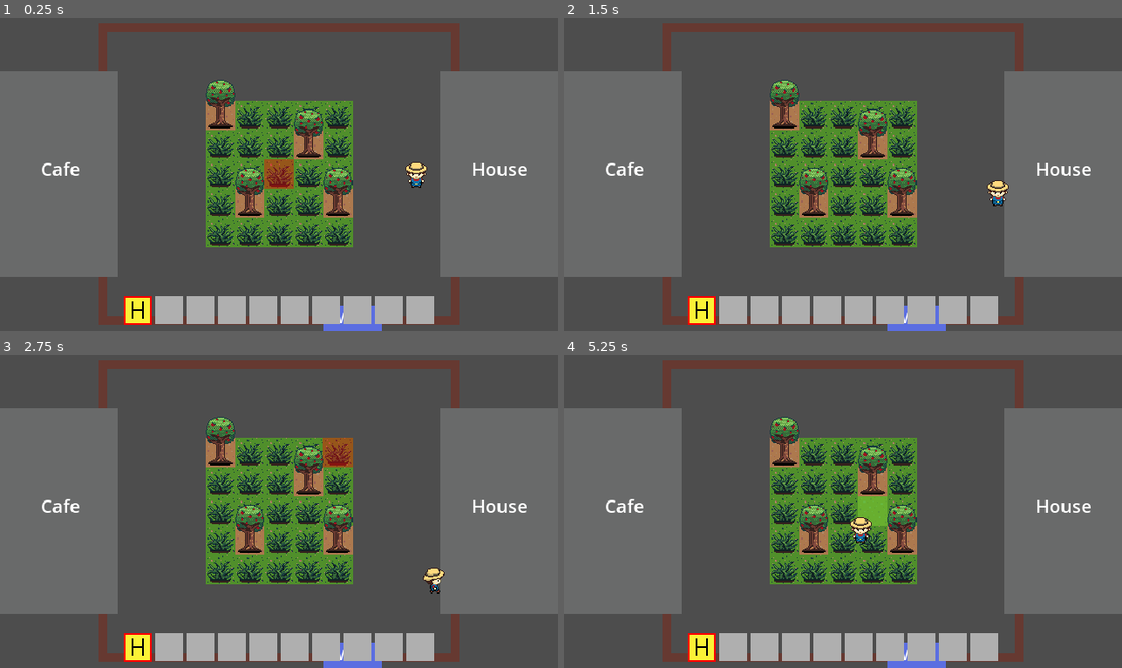
Above: before the commit, frames 1-4 (two rows, left to right).
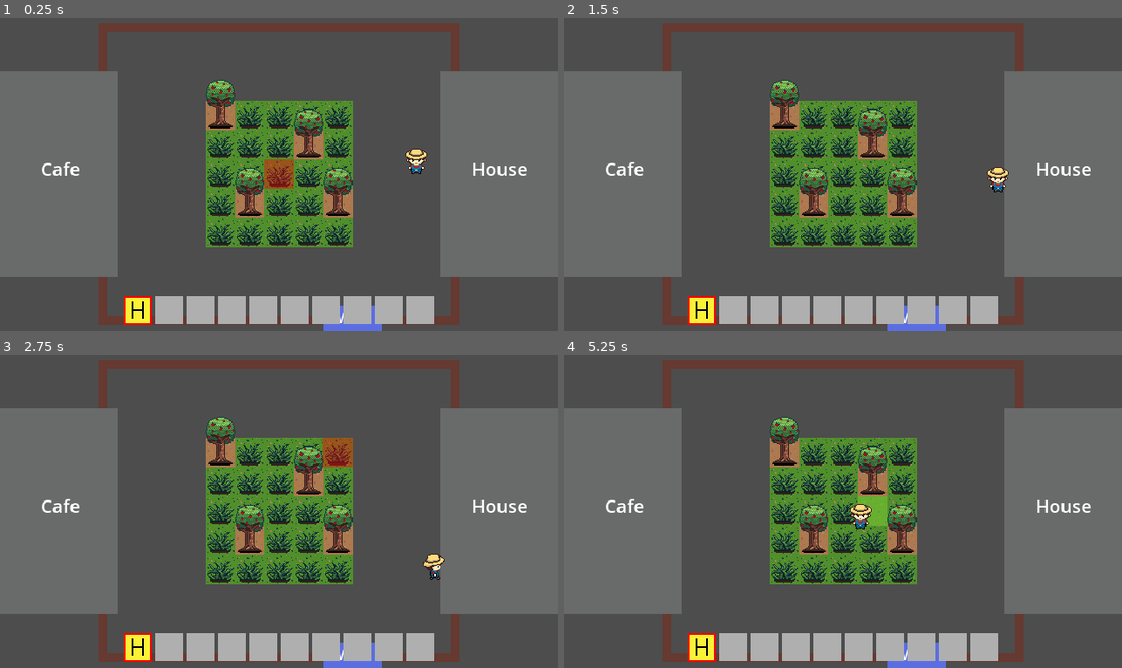
Above: after the commit, the same moments.

Repository: mikusaq/grub-n-grow
Game: Godot game, scene res://scenes/game.tscn
The game is run twice, just before and just after one commit, with the same random seed, the same clock (stepped at 60 frames per second) and the same inputs.
Inputs (mouse positions are in pixels of both pictures, inside the frame that each line leads up to):
- Up to frame 1 (0.25 s): no input
- Up to frame 2 (1.5 s): tap Enter at 0.5 s; move the mouse to (965, 158) at 0.52 s; hold D (right) 0.53-1.28 s; hold 1 (1) 0.53-1.28 s; tap 2 (2) at 0.8, 1.35 s; move the mouse to (731, 190) at 1.27 s; hold S (down) from 1.28 s (still down)
- Up to frame 3 (2.75 s): tap 3 (3) at 1.55 s; move the mouse to (334, 442) at 2.02 s; release S (down) at 2.03 s; hold D (right) from 2.03 s (still down); hold 3 (3) from 2.03 s (still down); tap 1 (1) at 2.3 s
- Up to frame 4 (5.25 s): move the mouse to (815, 574) at 2.77 s; release D (right) at 2.78 s; release 3 (3) at 2.78 s; hold W (up) 2.78-3.53 s; tap 1 (1) at 2.85, 4.55 s; tap 2 (2) at 3.05 s; move the mouse to (1010, 558) at 3.52 s; hold 2 (2) 3.53-4.28 s; hold A (left) 3.53-5.03 s; tap 3 (3) at 3.8, 4.35 s; move the mouse to (675, 464) at 4.27 s; move the mouse to (870, 511) at 5.02 s; press the mouse at (870, 511) at 5.03 s; hold S (down) from 5.03 s (still down)

The runs differ from the first frame. In frame 1, 0.4% of the frame differs, in the area x 72-77%, y 41-55%; in frame 2, 0.4%; in frame 3, 0.3%; in frame 4, 0.4%, in the area x 51-56%, y 47-61%.

Commit message:
Add y-sorting, adjust tree collisions

Diff:
--- a/scenes/game.tscn
+++ b/scenes/game.tscn
@@ -6,6 +6,7 @@
 [ext_resource type="PackedScene" uid="uid://beuaftpgggkw2" path="res://scenes/ui/hud.tscn" id="4_c6ycp"]
 
 [node name="Game" type="Node2D"]
+y_sort_enabled = true
 script = ExtResource("1_ayhn2")
 
 [node name="World" parent="." instance=ExtResource("1_llcn5")]
--- a/scenes/player.tscn
+++ b/scenes/player.tscn
@@ -110,13 +110,17 @@
 radius = 7.07107
 
 [node name="Player" type="CharacterBody2D"]
+z_index = 1
+y_sort_enabled = true
 script = ExtResource("1_4ccw0")
 inv_resource = ExtResource("4_7kur0")
 
 [node name="AnimatedSprite2D" type="AnimatedSprite2D" parent="."]
+position = Vector2(0, -15)
 sprite_frames = SubResource("SpriteFrames_ss6id")
 animation = &"move_down"
 
 [node name="CollisionShape2D" type="CollisionShape2D" parent="."]
-position = Vector2(0, 8)
+y_sort_enabled = true
+position = Vector2(0, -7)
 shape = SubResource("CircleShape2D_augn1")
--- a/scenes/world.tscn
+++ b/scenes/world.tscn
@@ -51,15 +51,21 @@
 texture_region_size = Vector2i(32, 32)
 use_texture_padding = false
 0:3/0 = 0
+0:3/0/y_sort_origin = -16
 1:3/0 = 0
+1:3/0/y_sort_origin = -16
 3:1/0 = 0
+3:1/0/y_sort_origin = -20
 3:2/0 = 0
+3:2/0/y_sort_origin = -20
 3:3/0 = 0
+3:3/0/y_sort_origin = -20
 4:2/size_in_atlas = Vector2i(1, 2)
 4:2/0 = 0
 4:2/0/texture_origin = Vector2i(0, 16)
-4:2/0/physics_layer_0/polygon_0/points = PackedVector2Array(-4.64039, 7.29204, -4.64039, 3.0494, 4.77297, 3.0052, 4.72878, 7.64559, 12.4186, 11.7998, 9.76691, 13.8328, -9.67852, 13.8328, -12.507, 11.8882)
+4:2/0/physics_layer_0/polygon_0/points = PackedVector2Array(-4.64039, 7.29204, -4.64039, 3.0494, 4.77297, 3.0052, 4.72878, 7.64559, 5.78944, 13.7002, -6.23138, 13.7002)
 2:3/0 = 0
+2:3/0/y_sort_origin = -16
 
 [sub_resource type="TileSet" id="TileSet_cxjv3"]
 tile_size = Vector2i(32, 32)
@@ -72,6 +78,7 @@
 [sub_resource type="LabelSettings" id="LabelSettings_8chp0"]
 
 [node name="World" type="Node2D"]
+y_sort_enabled = true
 scale = Vector2(1.00154, 1)
 
 [node name="WorldTileMap" type="TileMapLayer" parent="."]
@@ -79,6 +86,7 @@
 tile_set = SubResource("TileSet_lo2ln")
 
 [node name="FarmGrid" type="Node2D" parent="."]
+y_sort_enabled = true
 script = ExtResource("1_qy2y8")
 
 [node name="Ground" type="TileMapLayer" parent="FarmGrid"]
@@ -88,6 +96,8 @@
 tile_set = SubResource("TileSet_mhbuc")
 
 [node name="Plants" type="TileMapLayer" parent="FarmGrid"]
+z_index = 1
+y_sort_enabled = true
 scale = Vector2(1.00154, 1)
 tile_map_data = PackedByteArray("AAAEAAMAAAAEAAIAAAABAAMAAAAEAAIAAAADAAEAAAAEAAIAAAAAAAAAAAAEAAIAAAA=")
 tile_set = SubResource("TileSet_cxjv3")
